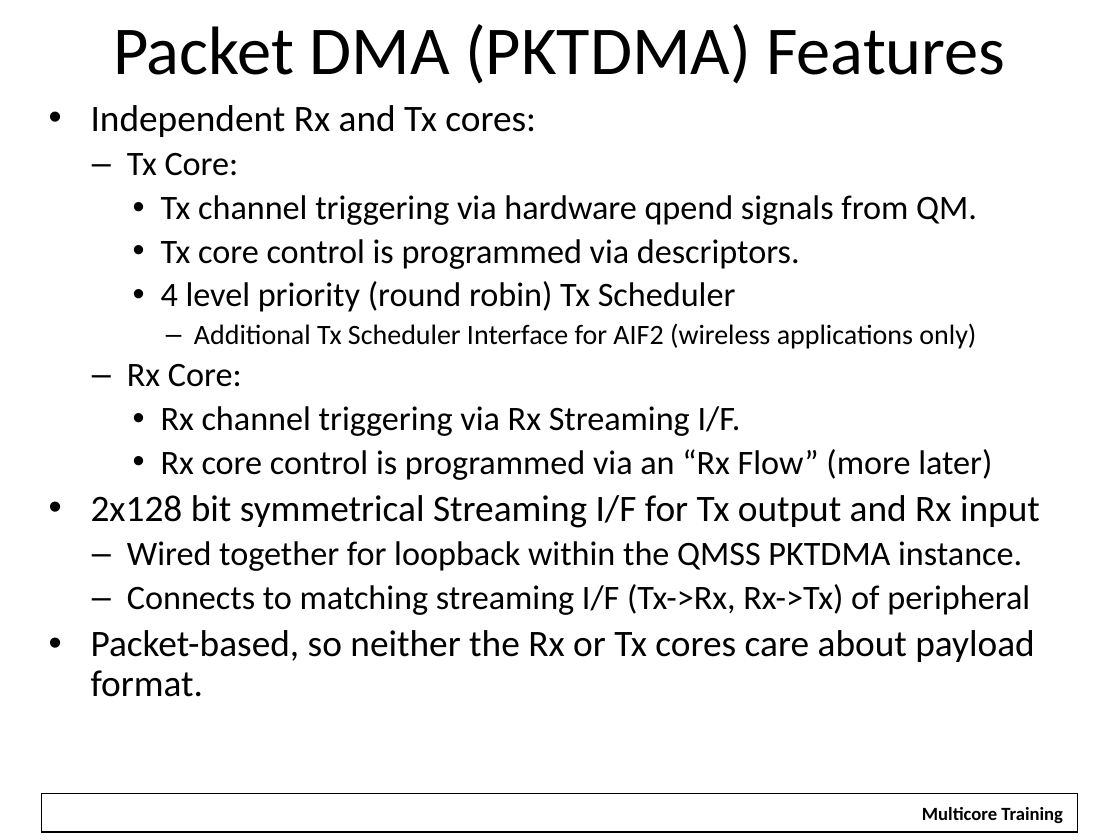
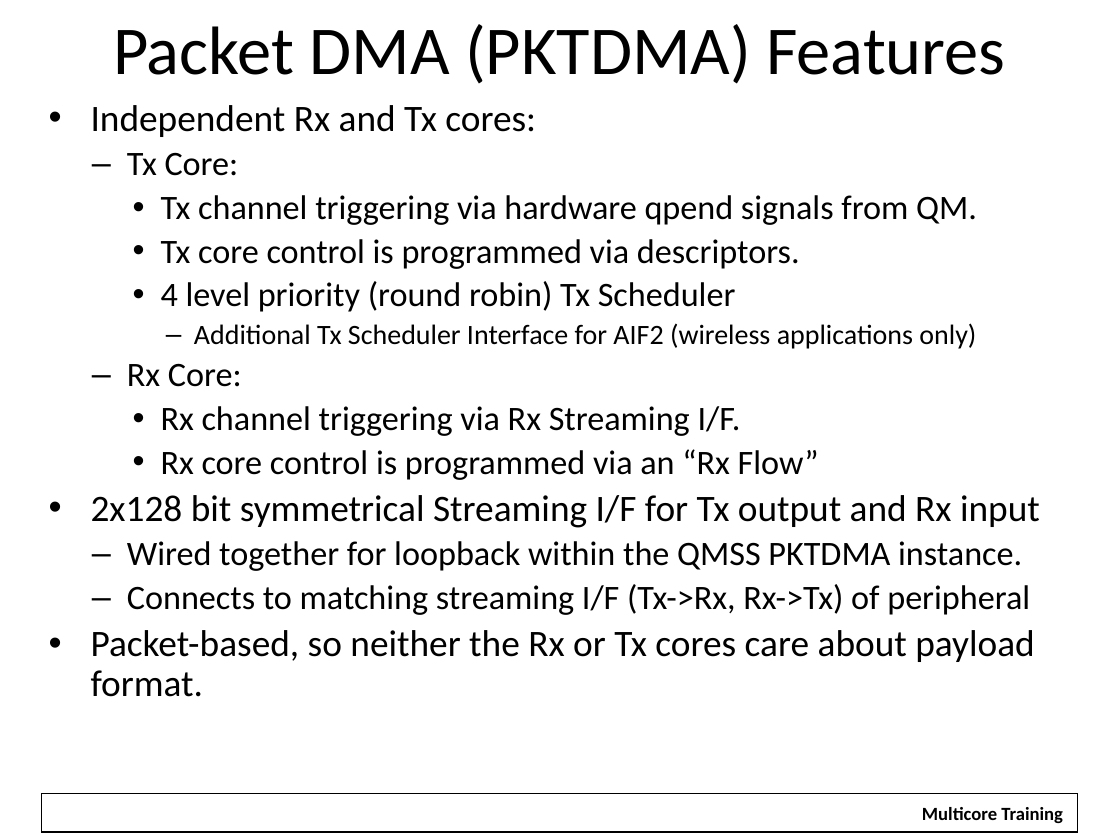
Before and after one commit to hari1989/keystone-workshop, a slide deck: slide 28 of slides/Intro to Multicore Navigator.pptx (slide 19 before the commit). Drawn at 1120x840 pixels with LibreOffice and Linux fonts; fonts in the diff are those of the drawing; background and template pictures are left out. Boxes give left, top, right and bottom in pixels: in the first picture for what was removed or moved away, otherwise in the second. Text is boxed around its words. In the diff, an @@ line names an element or a change of style, - is before the commit and + after.

```diff
--- a/slides/Intro to Multicore Navigator.pptx
+++ b/slides/Intro to Multicore Navigator.pptx
@@ text at (161, 449, 819, 480): text changed @@
-    • Rx core control is programmed via an “Rx Flow” (more later)
+    • Rx core control is programmed via an “Rx Flow”
```
Also in this commit, not shown: 15 other slides changed, 21 slides added, 14 slides removed.
